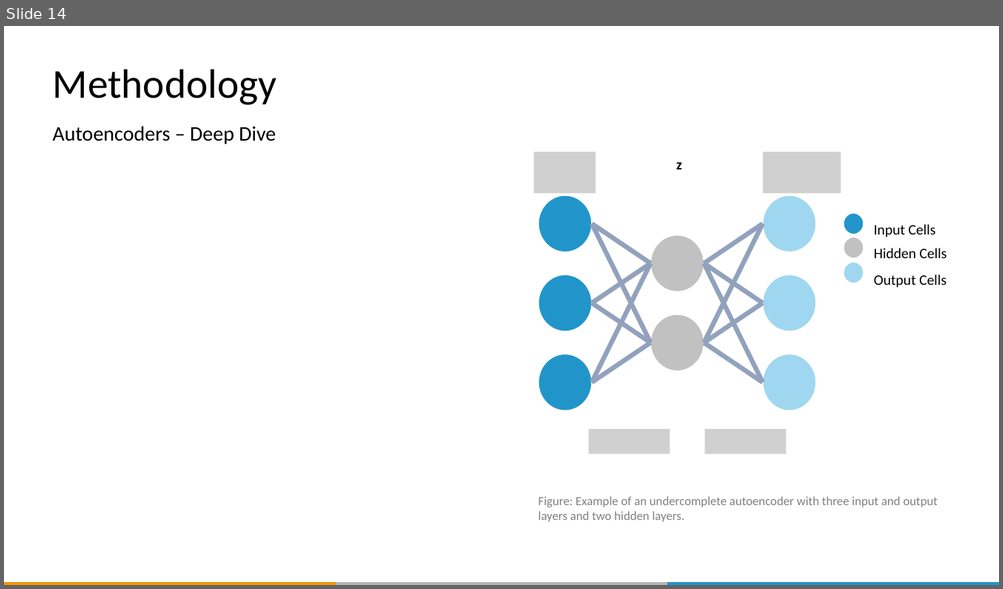
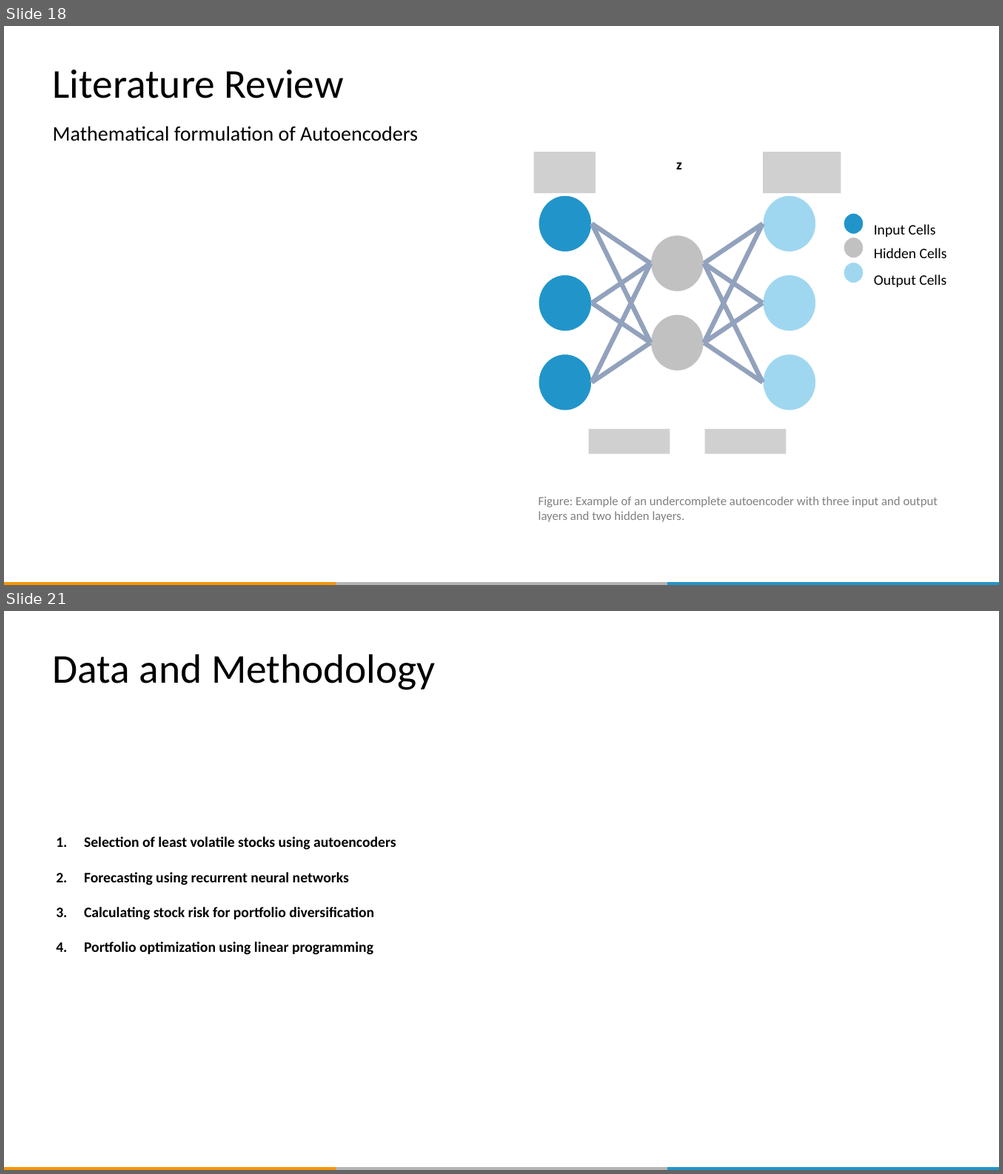
Before and after one commit to QUER01/FinanceModule, a slide deck: docs/dlw_conference_presentation.pptx. Shown one above the other, each under a label of ours: slide 14 before the commit, slides 18 and 21 after it; the slides between them are not shown. The pictures are 1003x589 and 1003x1174 pixels, drawn with LibreOffice and Linux fonts; fonts in the diff are those of the drawing; grey boxes stand for pictures; background and template pictures are left out. Boxes give left, top, right and bottom in pixels: in the first picture for what was removed or moved away, otherwise in the second. Text is boxed around its words. In the diff, an @@ line names an element or a change of style, - is before the commit and + after.

```diff
--- a/docs/dlw_conference_presentation.pptx
+++ b/docs/dlw_conference_presentation.pptx
@@ slide 21 added at bbox=[4, 611, 999, 1170], background #FFFFFF; not listed: 3 template elements that a slide beside it also shows @@
@@ title added at bbox=[53, 654, 435, 690], 39.6 pt, text #000000 @@
+Data and Methodology
@@ text added at bbox=[84, 837, 395, 955], 14 pt, text #000000, bold @@
+1. Selection of least volatile stocks using autoencoders
+2. Forecasting using recurrent neural networks
+3. Calculating stock risk for portfolio diversification
+4. Portfolio optimization using linear programming
@@ what was slide 14 is now slide 18 @@
@@ slide 18 changed as well @@
@@ title at bbox=[53, 70, 344, 99]: text changed @@
-Methodology
+Literature Review
@@ subtitle at bbox=[53, 126, 418, 141]: text changed @@
-Autoencoders – Deep Dive
+Mathematical formulation of Autoencoders
```
Also in this commit, not shown: 17 other slides changed, 14 other slides added, 5 slides removed, 5 other files.
